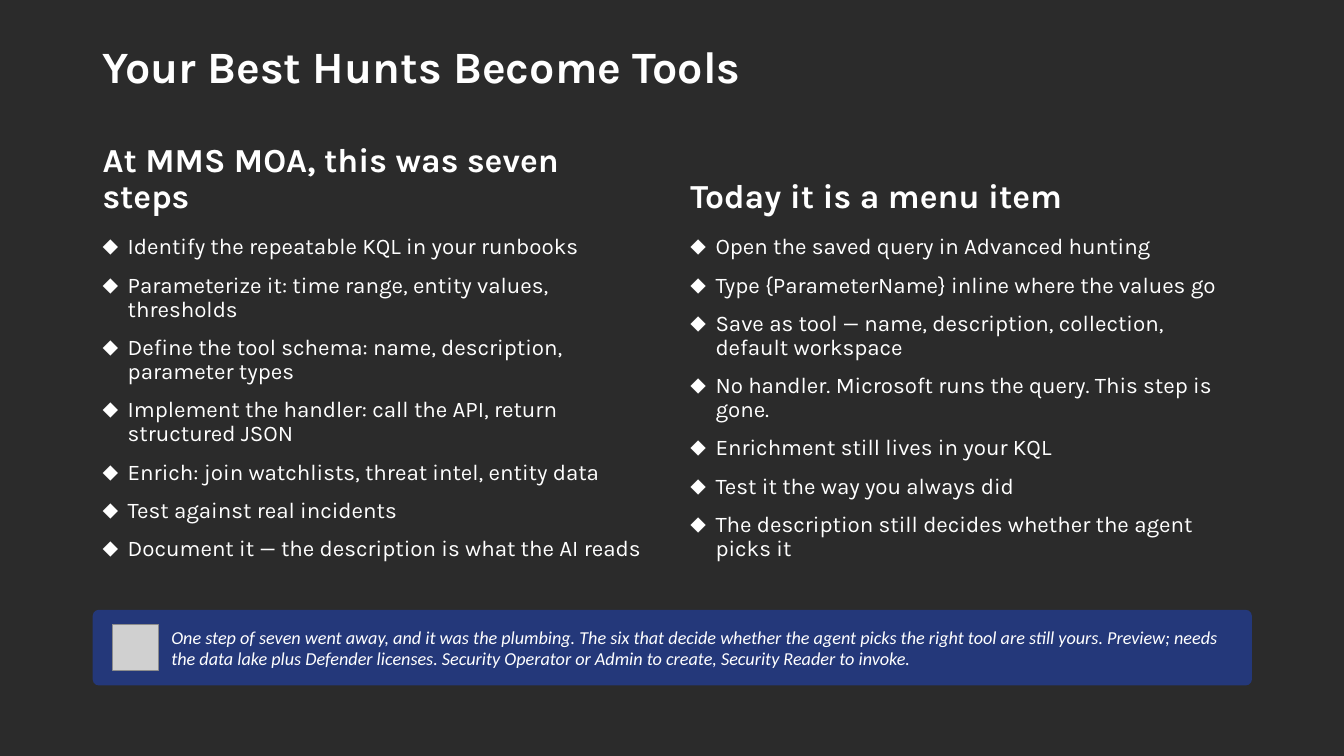
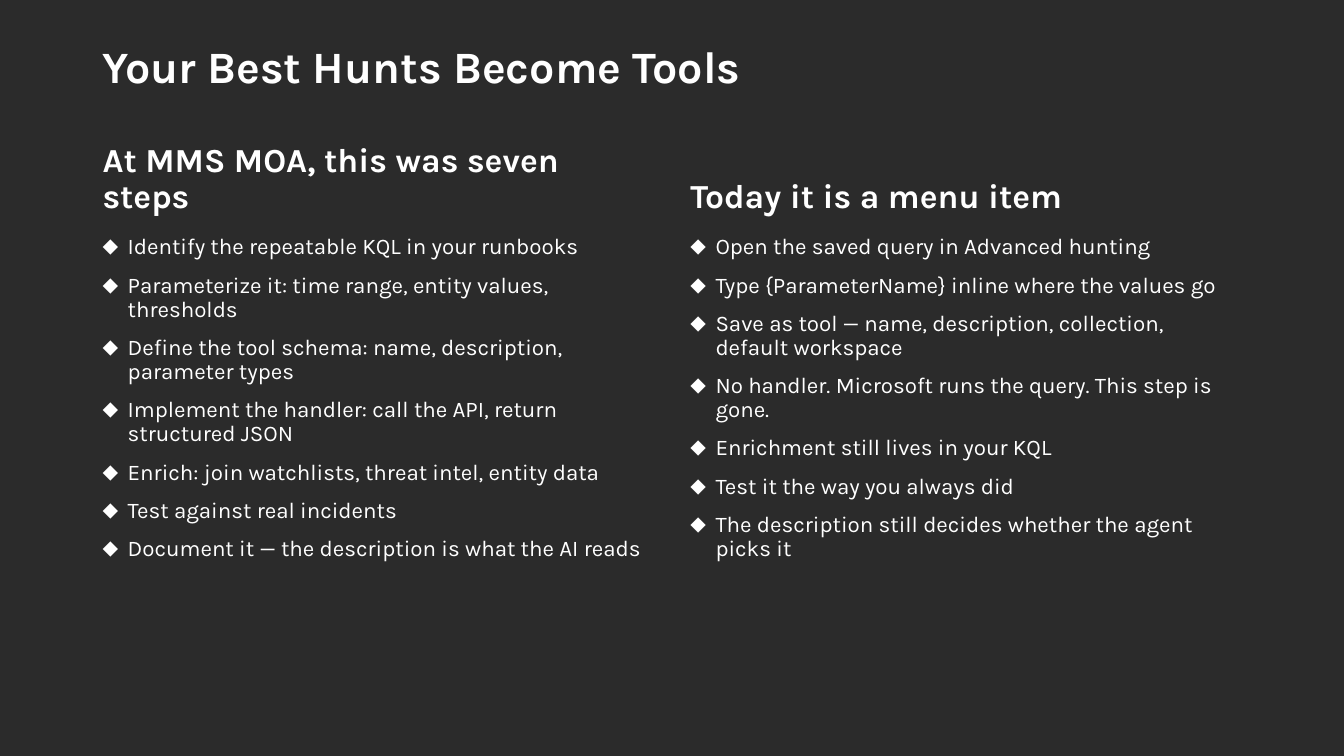
Before and after one commit to rod-trent/MMSMOA, a slide deck: slide 13 of SlideDecks/Using AI for Modern Threat Detection - MMS Midway 2026.pptx. Drawn at 1344x756 pixels with LibreOffice and Linux fonts; fonts in the diff are those of the drawing; grey boxes stand for pictures; background and template pictures are left out; a plain dark background stands for a picture behind light text. Boxes give left, top, right and bottom in pixels: in the first picture for what was removed or moved away, otherwise in the second. Text is boxed around its words. In the diff, an @@ line names an element or a change of style, - is before the commit and + after.

```diff
--- a/SlideDecks/Using AI for Modern Threat Detection - MMS Midway 2026.pptx
+++ b/SlideDecks/Using AI for Modern Threat Detection - MMS Midway 2026.pptx
@@ rounded rectangle removed at (93,610,1252,686) @@
@@ picture removed at (113,625,158,670) @@
@@ text removed at (171,631,1217,668) @@
-One step of seven went away, and it was the plumbing. The six that decide whether the agent picks the right tool are still yours. Preview; needs the data lake plus Defender licenses. Security Operator or Admin to create, Security Reader to invoke.
```
Also in this commit, not shown: 7 other slides changed, 1 other file.
